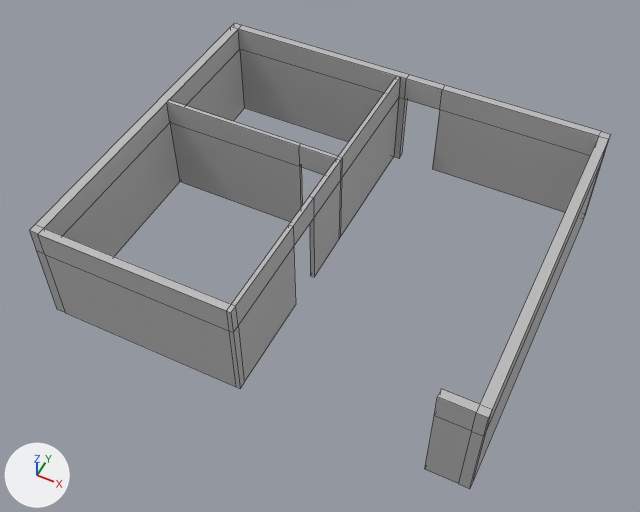
The FBX model Model/wall.fbx as it was, and as the next commit left it.
Camera for both pictures: a 50 mm camera at (0.146, -0.293, 0.391) aimed at (0.0, -0.001, 0.026). The lights are fixed; the arrows at lower left show +X, +Y and +Z. Mesh edges are drawn as thin lines. Where no turn or scale is listed for an object, it has been applied to the vertices.
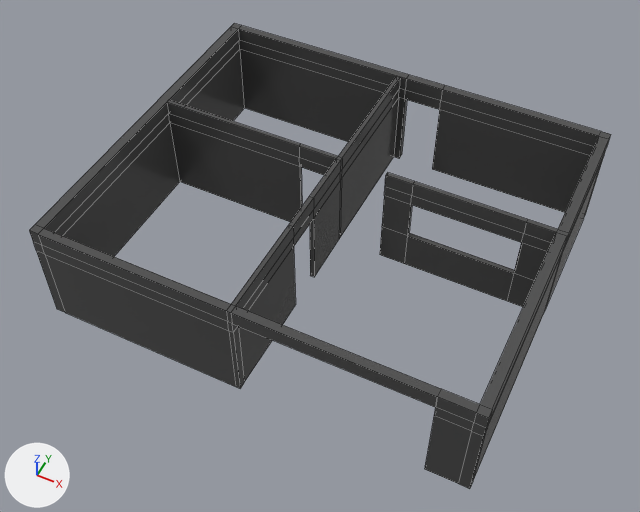
Where the change shows, as pixel boxes (x1, y1, x2, y2) in the pictures (640 x 512 px):
part 1 of me_mesh, built on
    both: (29, 29, 611, 478)
part 2 of me_mesh, recoloured
    both: (29, 23, 611, 489)

Edits to the bpy script that builds the scene:
```text
Add mat_grey:
    mat_grey = principled_material('Grey')
    mat_grey.base_color = (0.0769, 0.0769, 0.0769)  # dark grey #4e4e4e
    mat_grey.roughness = 0.2
Change me_mesh:
    used by ob_pcube4; location = (0.1206, 0.1156, 0.0077)
    remove me_mesh.from_pydata(...)  # 120 vertices, 118 faces; spans x -0.24..0.0, y -0.202..0.0, z 0.0..0.063
    add me_mesh.from_pydata(...)  # 216 vertices, 214 faces; spans x -0.24..0.0, y -0.202..0.0, z 0.0..0.063
    me_mesh part 1
    44 faces are deleted
    5 vertices are added at (-0.023, -0.197, 0.054), (-0.023, -0.202, 0.054), (-0.023, -0.197, 0.063), (-0.023, -0.202, 0.063), (-0.098, -0.083, 0.055)
    40 new vertices lie (0.0, 0.0, 0.006) away from vertices in x -0.24..0.0, y -0.202..0.0, z 0.048
    8 new vertices lie (0.0, -0.079, 0.0) away from vertices in x -0.005..0.0, y -0.004, z 0.0..0.063
    8 new vertices lie (0.0, 0.111, 0.0) away from vertices in x -0.005..0.0, y -0.197, z 0.0..0.063
    6 new vertices lie (-0.016, 0.0, 0.0) away from vertices in x -0.005, y -0.086..-0.083, z 0.048..0.063
    6 new vertices lie (-0.061, 0.0, 0.0) away from vertices in x -0.021, y -0.086..-0.083, z 0.048..0.063
    6 new vertices lie (0.0, 0.0, -0.024) away from vertices in x -0.082..-0.005, y -0.086..-0.083, z 0.048
    8 new vertices lie (0.0, 0.0, -0.024) away from vertices in x -0.082..-0.005, y -0.086..-0.083, z 0.024
    9 new vertices lie (-0.016, 0.0, 0.0) away from vertices in x -0.082, y -0.086..-0.083, z 0.0..0.063
    140 new faces join them
    me_mesh part 2: 74 faces spanning x -0.24..0.0, y -0.202..0.0, z 0.0..0.063 switch from mat_lambert1 (grey #bcbcbc) to mat_grey (dark grey #4e4e4e)
```
